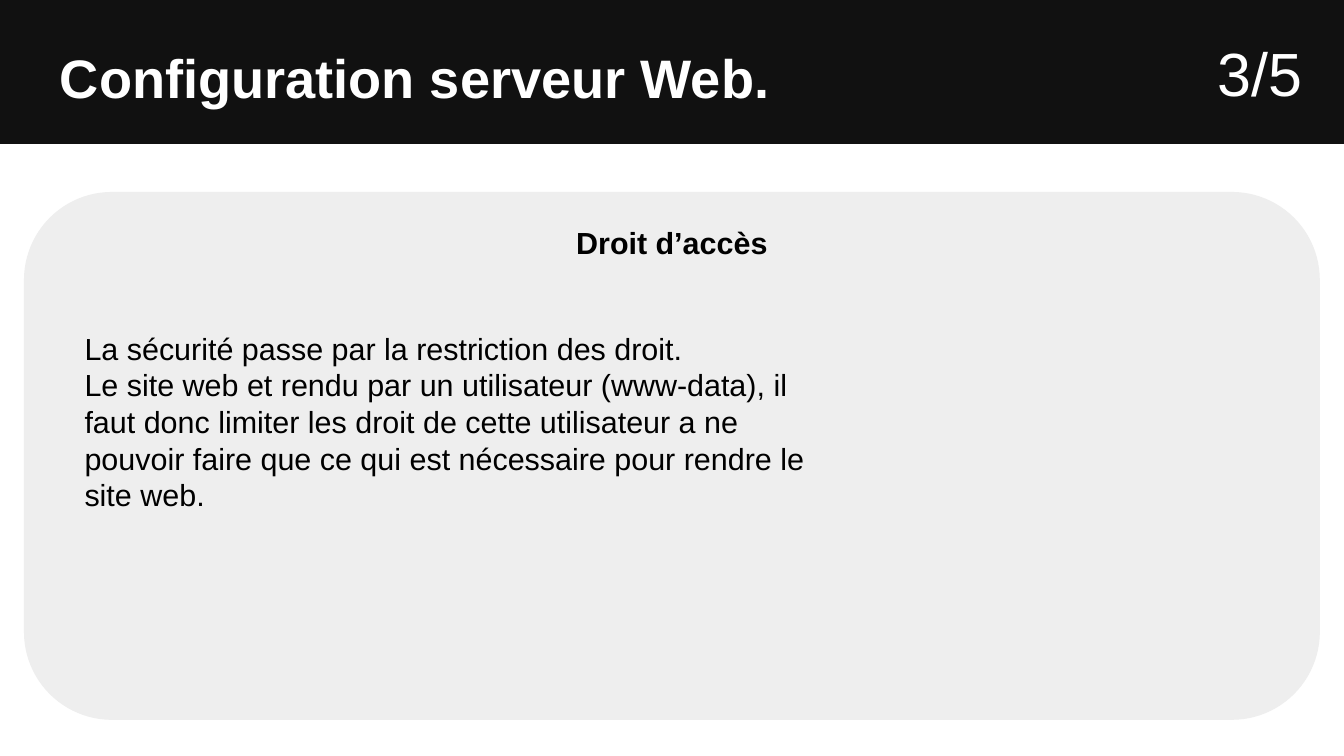
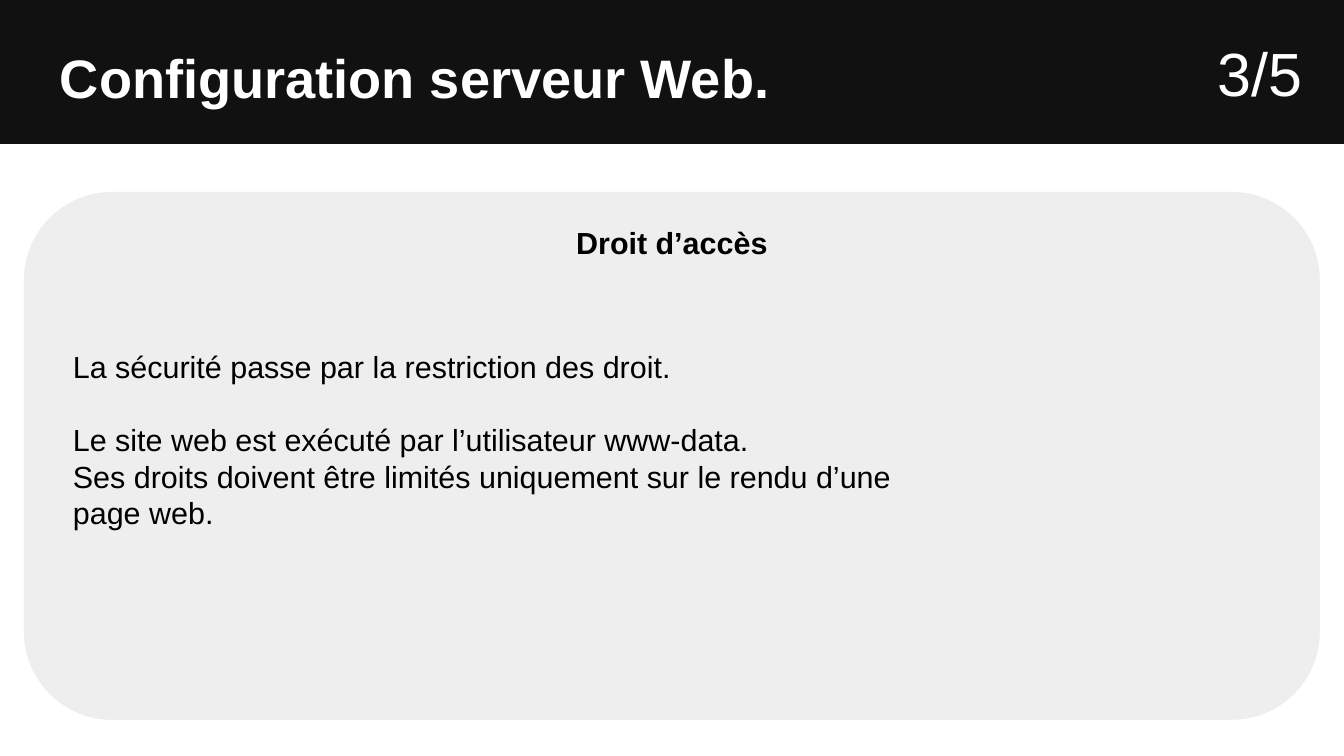
Before and after one commit to Sauvage89/sechoir-houblon, a slide deck: slide 25 of doc/diaporama/revu2/revu2_sauvage.odp (slide 23 before the commit). Drawn at 1344x756 pixels with LibreOffice and Linux fonts; fonts in the diff are those of the drawing. Boxes give left, top, right and bottom in pixels: in the first picture for what was removed or moved away, otherwise in the second. Text is boxed around its words. In the diff, an @@ line names an element or a change of style, - is before the commit and + after.

```diff
--- a/doc/diaporama/revu2/revu2_sauvage.odp
+++ b/doc/diaporama/revu2/revu2_sauvage.odp
@@ text "La sécurité passe par la ...": place and size @@
-text "La sécurité passe par la ..." at bbox=[85, 337, 804, 507]
+text "La sécurité passe par la ..." at bbox=[73, 355, 891, 530]
@@ text at bbox=[73, 428, 891, 530]: text changed @@
-Le site web et rendu par un utilisateur (www-data), il faut donc limiter les droit de cette utilisateur a ne pouvoir faire que ce qui est nécessaire pour rendre le site web.
+Le site web est exécuté par l’utilisateur www-data.
+Ses droits doivent être limités uniquement sur le rendu d’une page web.
```
Also in this commit, not shown: 18 other slides changed, 9 slides added, 3 slides removed.
